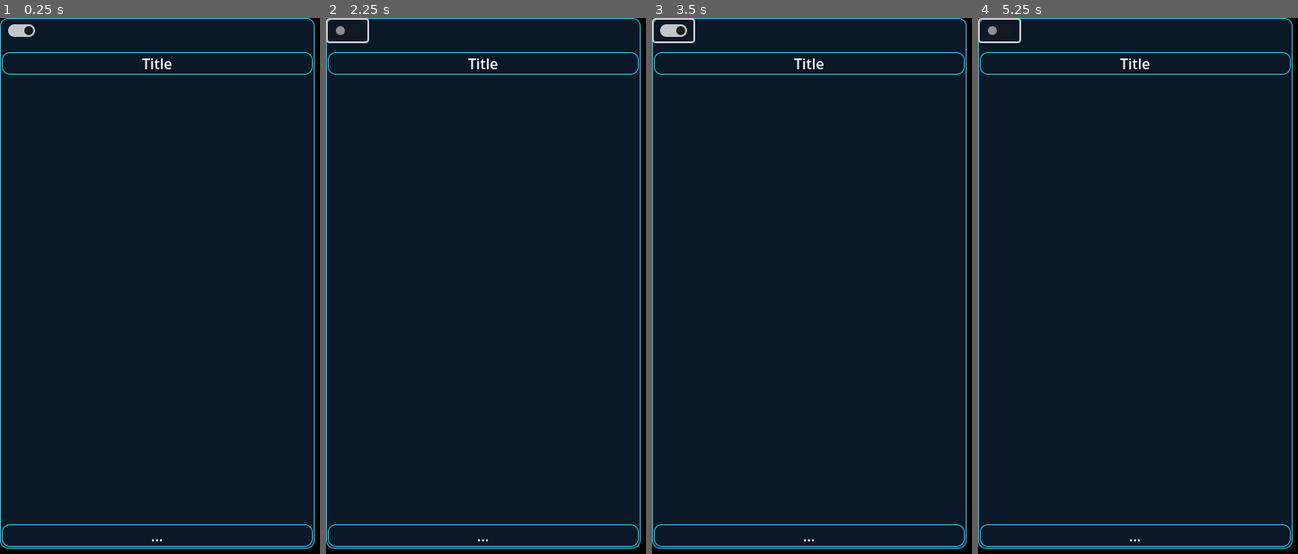
Above: before the commit, frames 1-4 (left to right).
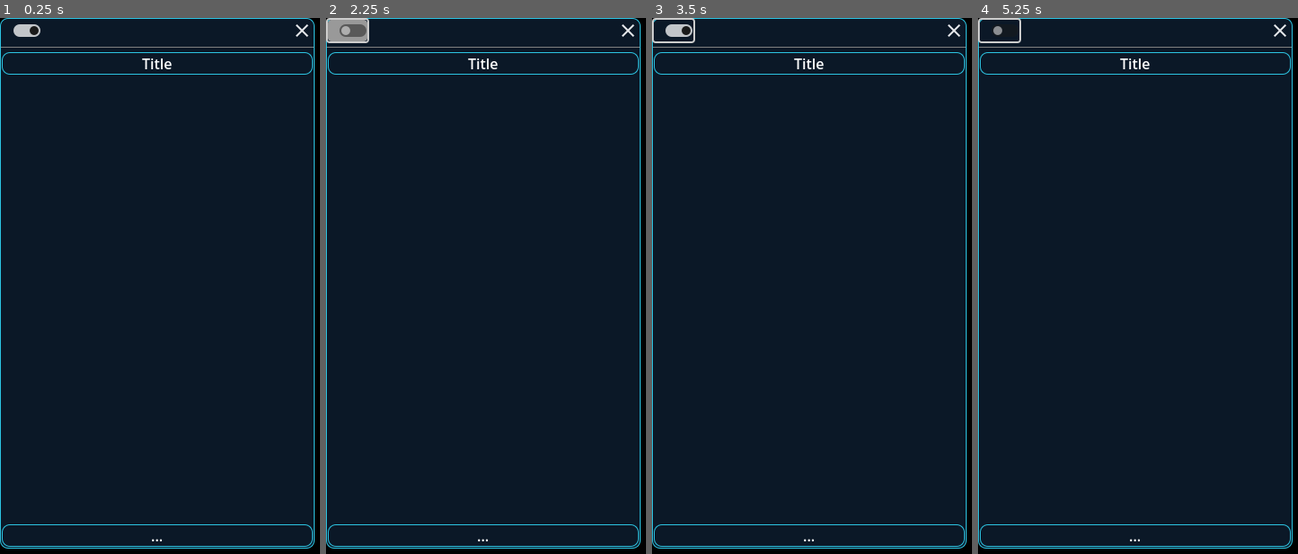
Above: after the commit, the same moments.

Repository: Rac0lW/DeskPet
Game: Godot game, scene res://main.tscn
Two runs of this game, one before a commit and one after it. Both use one fixed random seed, a clock stepped at 60 frames per second and the inputs below.
Inputs (mouse positions are in pixels of both pictures, inside the frame that each line leads up to):
- Up to frame 1 (0.25 s): no input
- Up to frame 2 (2.25 s): click (348, 28) at 0.5 s; click (348, 28) at 1.25 s; click (348, 28) at 2 s
- Up to frame 3 (3.5 s): tap Enter at 2.75 s; move the mouse to (885, 259) at 2.77 s; click (885, 259) at 2.92 s
- Up to frame 4 (5.25 s): tap Space at 3.5, 5 s; drag from (1074, 312) to (1125, 393) at 3.52 s; tap Enter at 4.25 s; move the mouse to (1173, 168) at 4.27 s; click (1173, 168) at 4.42 s; drag from (1125, 393) to (1042, 205) at 5.02 s

The runs differ from the first frame. In frame 1, 0.3% of the frame differs, in the area x 0-99%, y 1-6%; in frame 2, 0.7%, in the area x 0-99%, y 0-6%; in frame 3, 0.3%; in frame 4, 0.3%.

Commit message:
Add the quit buttom

Diff:
--- /dev/null
+++ b/close_24dp_E8EAED_FILL0_wght400_GRAD0_opsz24.svg
@@ -0,0 +1 @@
+<svg xmlns="http://www.w3.org/2000/svg" height="24px" viewBox="0 -960 960 960" width="24px" fill="#e8eaed"><path d="m256-200-56-56 224-224-224-224 56-56 224 224 224-224 56 56-224 224 224 224-56 56-224-224-224 224Z"/></svg>
--- a/main.tres
+++ b/main.tres
@@ -1,6 +1,15 @@
-[gd_resource type="Theme" load_steps=3 format=3 uid="uid://kwav5ecavs0r"]
+[gd_resource type="Theme" load_steps=5 format=3 uid="uid://kwav5ecavs0r"]
 
 [ext_resource type="StyleBox" uid="uid://d2x5lbrl48aik" path="res://blue_border_deepblue_bg.tres" id="1_8cl5a"]
+
+[sub_resource type="StyleBoxFlat" id="StyleBoxFlat_ngmim"]
+corner_radius_top_left = 4
+corner_radius_top_right = 4
+corner_radius_bottom_right = 4
+corner_radius_bottom_left = 4
+
+[sub_resource type="StyleBoxFlat" id="StyleBoxFlat_k12qy"]
+bg_color = Color(0.6, 0.6, 0.6, 0)
 
 [sub_resource type="StyleBoxFlat" id="StyleBoxFlat_g3u0y"]
 bg_color = Color(0.0434418, 0.0936388, 0.152344, 1)
@@ -15,5 +24,7 @@
 corner_radius_bottom_left = 8
 
 [resource]
+Button/styles/hover = SubResource("StyleBoxFlat_ngmim")
+Button/styles/normal = SubResource("StyleBoxFlat_k12qy")
 Label/styles/normal = SubResource("StyleBoxFlat_g3u0y")
 PanelContainer/styles/panel = ExtResource("1_8cl5a")
--- a/main.tscn
+++ b/main.tscn
@@ -1,9 +1,13 @@
-[gd_scene load_steps=9 format=3 uid="uid://dnfcjel1wylsd"]
+[gd_scene load_steps=12 format=3 uid="uid://dnfcjel1wylsd"]
 
 [ext_resource type="Script" path="res://main.gd" id="1_1f0rb"]
 [ext_resource type="Theme" uid="uid://kwav5ecavs0r" path="res://main.tres" id="1_5rrya"]
 [ext_resource type="Script" path="res://check_button.gd" id="3_86pma"]
 [ext_resource type="Script" path="res://drag.gd" id="3_c67pp"]
+[ext_resource type="Texture2D" uid="uid://cnelo0juqk6p8" path="res://close_24dp_E8EAED_FILL0_wght400_GRAD0_opsz24.svg" id="4_i4rkp"]
+[ext_resource type="Script" path="res://quit_button.gd" id="5_lgp2o"]
+
+[sub_resource type="StyleBoxEmpty" id="StyleBoxEmpty_upy4p"]
 
 [sub_resource type="StyleBoxEmpty" id="StyleBoxEmpty_t3p5s"]
 
@@ -100,9 +104,19 @@
 button_pressed = true
 script = ExtResource("3_86pma")
 
+[node name="VSeparator" type="VSeparator" parent="MarginContainer/PanelContainer/VBoxContainer/HBoxContainer"]
+layout_mode = 2
+size_flags_horizontal = 3
+theme_override_styles/separator = SubResource("StyleBoxEmpty_upy4p")
+
+[node name="QuitButton" type="Button" parent="MarginContainer/PanelContainer/VBoxContainer/HBoxContainer"]
+layout_mode = 2
+theme = ExtResource("1_5rrya")
+icon = ExtResource("4_i4rkp")
+script = ExtResource("5_lgp2o")
+
 [node name="HSeparator2" type="HSeparator" parent="MarginContainer/PanelContainer/VBoxContainer"]
 layout_mode = 2
-theme_override_styles/separator = SubResource("StyleBoxEmpty_t3p5s")
 
 [node name="Label" type="Label" parent="MarginContainer/PanelContainer/VBoxContainer"]
 layout_mode = 2
@@ -133,5 +147,6 @@
 
 [connection signal="button_down" from="MarginContainer/PanelContainer/VBoxContainer/HBoxContainer/CheckButton" to="MarginContainer/PanelContainer/VBoxContainer/HBoxContainer/CheckButton" method="_on_button_down"]
 [connection signal="button_up" from="MarginContainer/PanelContainer/VBoxContainer/HBoxContainer/CheckButton" to="MarginContainer/PanelContainer/VBoxContainer/HBoxContainer/CheckButton" method="_on_button_up"]
+[connection signal="pressed" from="MarginContainer/PanelContainer/VBoxContainer/HBoxContainer/QuitButton" to="MarginContainer/PanelContainer/VBoxContainer/HBoxContainer/QuitButton" method="_on_pressed"]
 [connection signal="mouse_entered" from="MarginContainer/PanelContainer/VBoxContainer/Label" to="MarginContainer/PanelContainer/VBoxContainer/Label" method="_on_mouse_entered"]
 [connection signal="mouse_exited" from="MarginContainer/PanelContainer/VBoxContainer/Label" to="MarginContainer/PanelContainer/VBoxContainer/Label" method="_on_mouse_exited"]
--- /dev/null
+++ b/quit_button.gd
@@ -0,0 +1,5 @@
+extends Button
+
+
+func _on_pressed() -> void:
+	get_tree().quit()
Not shown, added: close_24dp_E8EAED_FILL0_wght400_GRAD0_opsz24.svg.import
